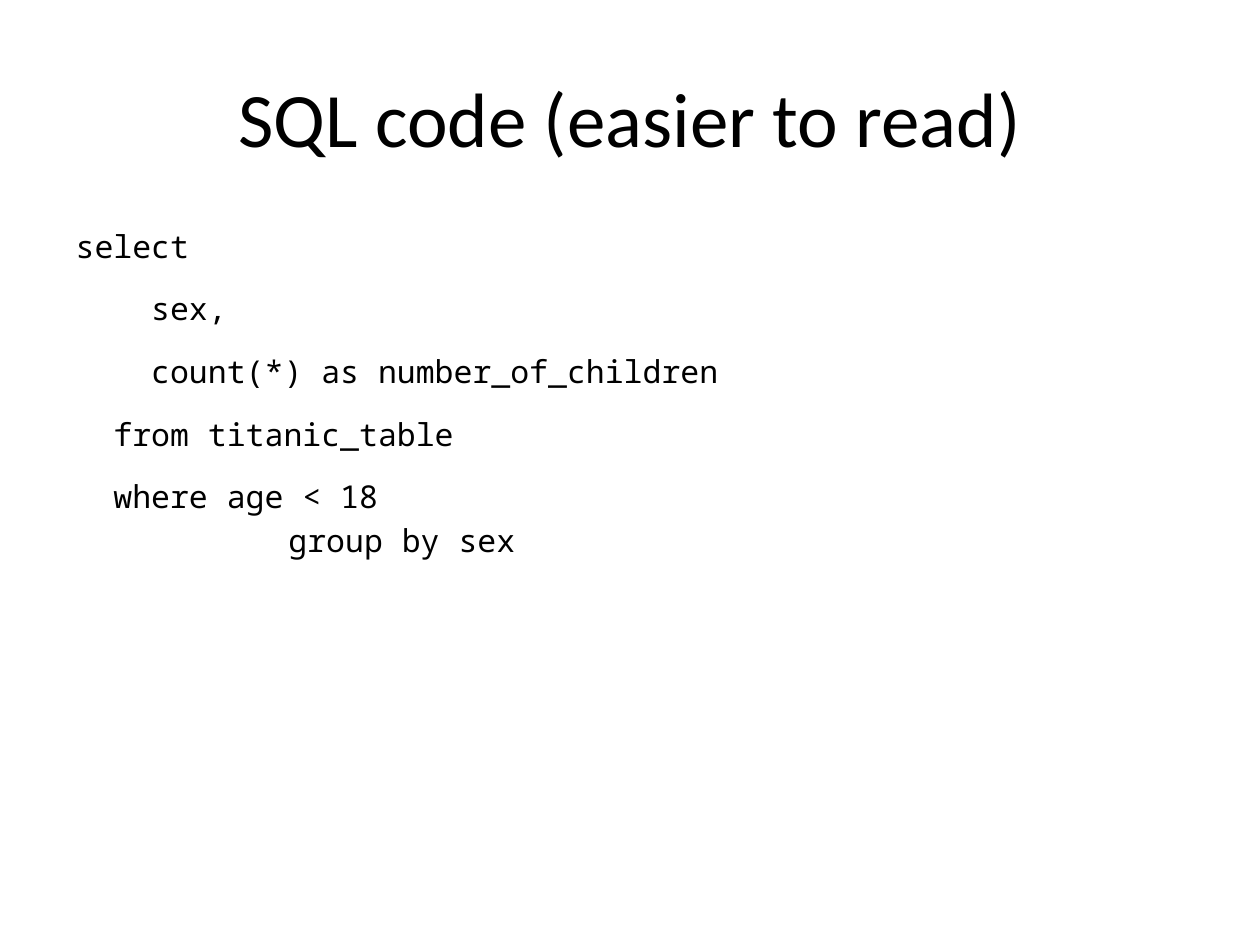
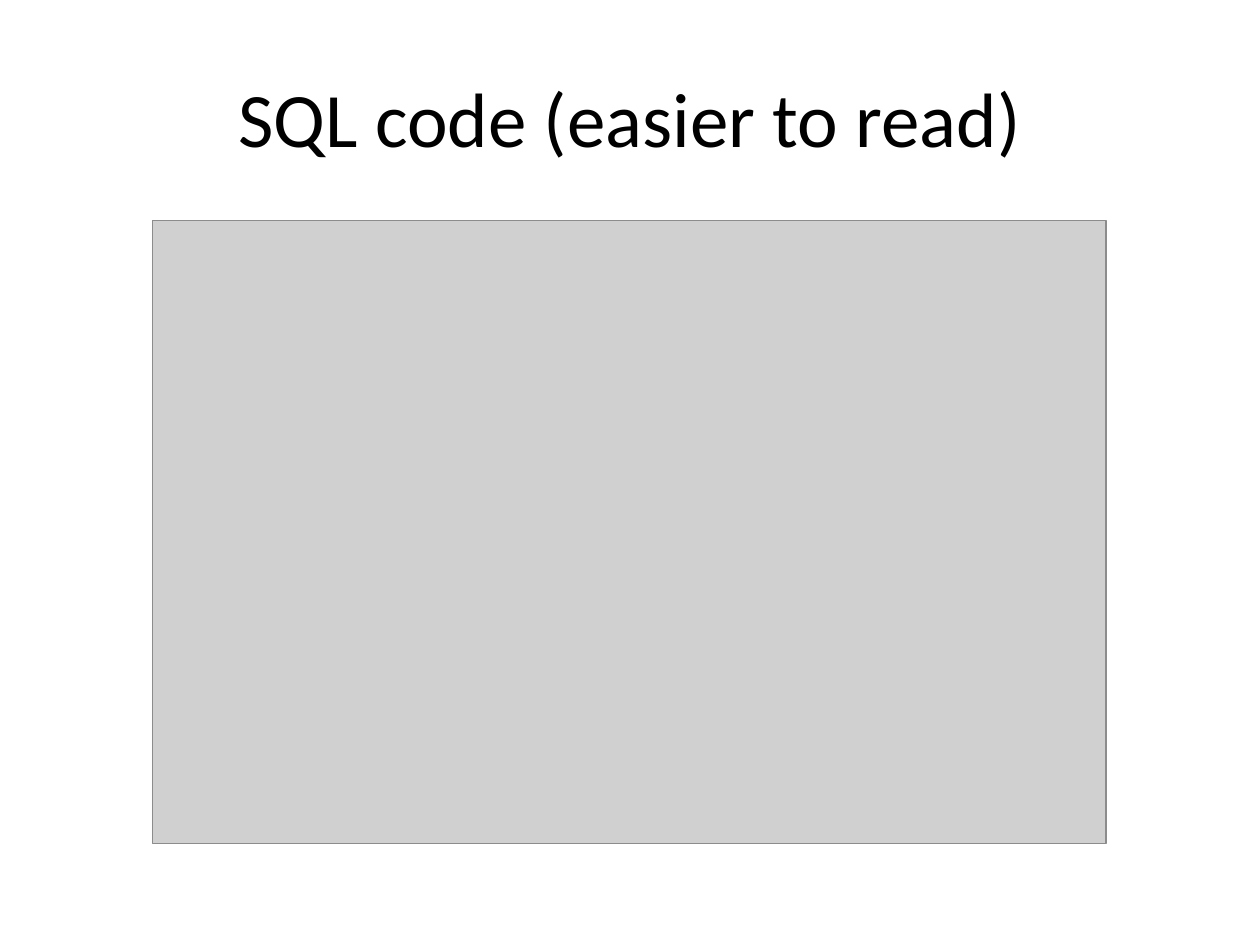
Before and after one commit to pmean/classes, a slide deck: slide 17 of software-engineering/results/programming-expectations.pptx. Drawn at 1260x945 pixels with LibreOffice and Linux fonts; fonts in the diff are those of the drawing; grey boxes stand for pictures. Boxes give left, top, right and bottom in pixels: in the first picture for what was removed or moved away, otherwise in the second. Text is boxed around its words. In the diff, an @@ line names an element or a change of style, - is before the commit and + after.

```diff
--- a/software-engineering/results/programming-expectations.pptx
+++ b/software-engineering/results/programming-expectations.pptx
@@ text removed at [76, 234, 718, 560] @@
-select
-sex,
-count(*) as number_of_children
-from titanic_table
-where age < 18
-group by sex
@@ picture added at [152, 220, 1106, 843] @@
```
Also in this commit, not shown: 13 other slides changed, 2 slides added, 1 slide removed, 25 other files.
